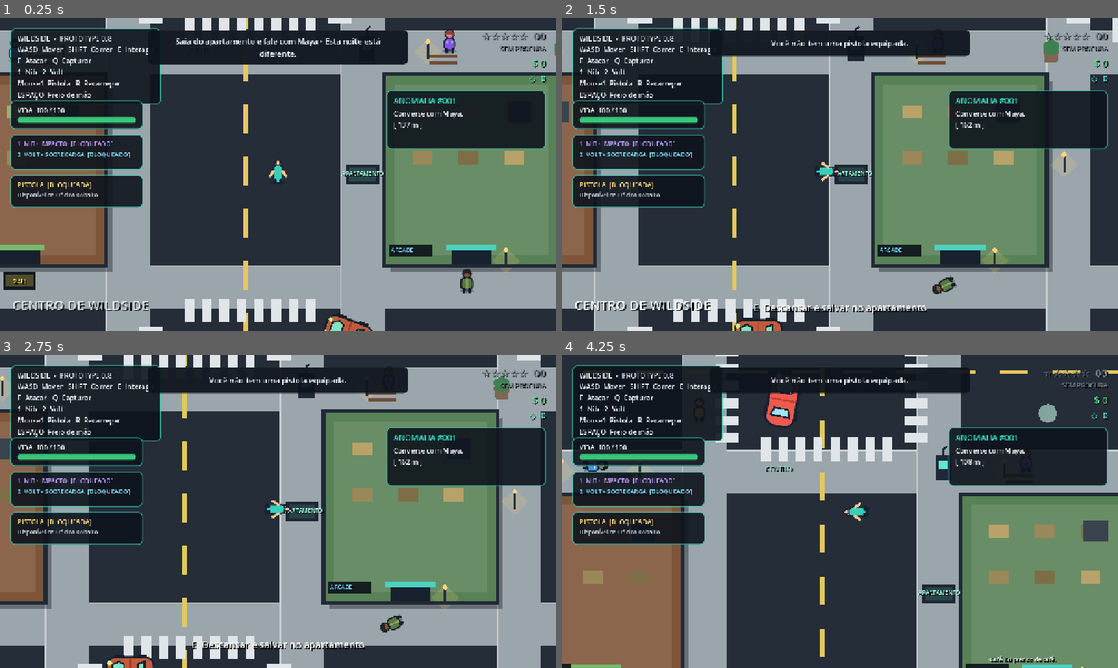
Above: before the commit, frames 1-4 (two rows, left to right).
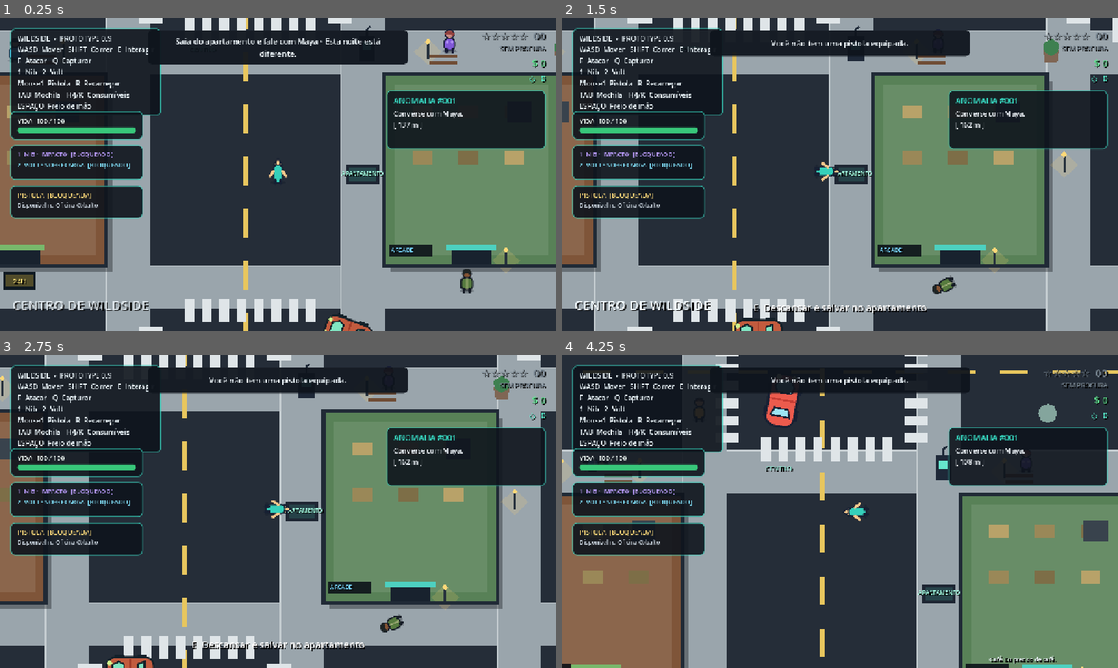
Above: after the commit, the same moments.

Repository: MiguelAlmeidaJ/Wildside
Game: Godot game, scene res://main.tscn
Two runs of this game, one before a commit and one after it. Both use one fixed random seed, a clock stepped at 60 frames per second and the inputs below.
Inputs (mouse positions are in pixels of both pictures, inside the frame that each line leads up to):
- Up to frame 1 (0.25 s): no input
- Up to frame 2 (1.5 s): tap Enter at 0.5 s; move the mouse to (962, 158) at 0.52 s; hold D (move_right) 0.53-1.28 s; hold F (attack) 0.53-1.28 s; click (962, 158) at 0.67 s; move the mouse to (728, 190) at 1.27 s; hold Space (brake) from 1.28 s (still down); tap Q (capture) at 1.35 s; click (728, 190) at 1.42 s
- Up to frame 3 (2.75 s): move the mouse to (333, 442) at 2.02 s; release Space (brake) at 2.03 s; hold D (move_right) from 2.03 s (still down); hold E (interact) from 2.03 s (still down); click (333, 442) at 2.17 s
- Up to frame 4 (4.25 s): move the mouse to (812, 574) at 2.77 s; release D (move_right) at 2.78 s; release E (interact) at 2.78 s; hold W (move_up) 2.78-3.53 s; tap J (item_energy) at 2.85 s; click (812, 574) at 2.92 s; move the mouse to (1006, 558) at 3.52 s; hold A (move_left) from 3.53 s (still down); hold H (item_medkit) from 3.53 s (still down); click (1006, 558) at 3.67 s

The runs differ from the first frame. In frame 1, 5.1% of the frame differs, in the area x 1-29%, y 5-65%; in frame 2, 5.1%; in frame 3, 5.1%; in frame 4, 5.2%.
Error before the commit: Invalid assignment of property or key 'text' with value of type 'String' on a base object of type 'null instance'. (res://scripts/ui/hud.gd:175)

Commit message:
Add inventory Mercado 24H and side-job panels

Diff:
--- a/scenes/ui/hud.tscn
+++ b/scenes/ui/hud.tscn
@@ -57,19 +57,19 @@
 offset_left = 24.0
 offset_top = 24.0
 offset_right = 329.0
-offset_bottom = 178.0
+offset_bottom = 202.0
 theme_override_styles/panel = SubResource("StyleBox_info")
 
 [node name="Label" type="Label" parent="Instructions"]
 theme_override_colors/font_color = Color(0.92, 0.96, 0.98, 1)
 theme_override_font_sizes/font_size = 16
-text = "WILDSIDE  •  PROTOTYPE 0.8\nWASD  Mover   SHIFT  Correr   E  Interagir\nF  Atacar   Q  Capturar\n1  Nib   2  Volt\nMouse1  Pistola   R  Recarregar\nESPAÇO  Freio de mão"
+text = "WILDSIDE  •  PROTOTYPE 0.9\nWASD  Mover   SHIFT  Correr   E  Interagir\nF  Atacar   Q  Capturar\n1  Nib   2  Volt\nMouse1  Pistola   R  Recarregar\nTAB  Mochila   H/J/K  Consumíveis\nESPAÇO  Freio de mão"
 
 [node name="HealthPanel" type="PanelContainer" parent="."]
 offset_left = 24.0
-offset_top = 190.0
+offset_top = 214.0
 offset_right = 329.0
-offset_bottom = 256.0
+offset_bottom = 280.0
 theme_override_styles/panel = SubResource("StyleBox_info")
 
 [node name="HealthContent" type="VBoxContainer" parent="HealthPanel"]
@@ -91,9 +91,9 @@
 
 [node name="WildAbilitiesPanel" type="PanelContainer" parent="."]
 offset_left = 24.0
-offset_top = 268.0
+offset_top = 292.0
 offset_right = 329.0
-offset_bottom = 349.0
+offset_bottom = 373.0
 theme_override_styles/panel = SubResource("StyleBox_info")
 
 [node name="WildContent" type="VBoxContainer" parent="WildAbilitiesPanel"]
@@ -113,9 +113,9 @@
 
 [node name="WeaponPanel" type="PanelContainer" parent="."]
 offset_left = 24.0
-offset_top = 361.0
+offset_top = 385.0
 offset_right = 329.0
-offset_bottom = 437.0
+offset_bottom = 461.0
 theme_override_styles/panel = SubResource("StyleBox_info")
 
 [node name="WeaponContent" type="VBoxContainer" parent="WeaponPanel"]
@@ -132,6 +132,93 @@
 theme_override_colors/font_color = Color(0.78, 0.82, 0.86, 1)
 theme_override_font_sizes/font_size = 13
 text = "Disponível na Oficina Cobalto"
+
+[node name="InventoryPanel" type="PanelContainer" parent="."]
+unique_name_in_owner = true
+visible = false
+offset_left = 348.0
+offset_top = 118.0
+offset_right = 676.0
+offset_bottom = 270.0
+theme_override_styles/panel = SubResource("StyleBox_info")
+
+[node name="InventoryContent" type="VBoxContainer" parent="InventoryPanel"]
+theme_override_constants/separation = 7
+
+[node name="InventoryTitle" type="Label" parent="InventoryPanel/InventoryContent"]
+theme_override_colors/font_color = Color(0.42, 0.92, 0.82, 1)
+theme_override_font_sizes/font_size = 18
+text = "MOCHILA"
+
+[node name="MedkitLabel" type="Label" parent="InventoryPanel/InventoryContent"]
+unique_name_in_owner = true
+theme_override_font_sizes/font_size = 15
+text = "H  KIT MÉDICO  x0  •  +55 HP"
+
+[node name="SnackLabel" type="Label" parent="InventoryPanel/InventoryContent"]
+unique_name_in_owner = true
+theme_override_font_sizes/font_size = 15
+text = "K  LANCHE  x0  •  +20 HP"
+
+[node name="EnergyLabel" type="Label" parent="InventoryPanel/InventoryContent"]
+unique_name_in_owner = true
+theme_override_font_sizes/font_size = 15
+text = "J  ENERGÉTICO  x0  •  10s velocidade"
+
+[node name="InventoryHint" type="Label" parent="InventoryPanel/InventoryContent"]
+theme_override_colors/font_color = Color(0.7, 0.76, 0.8, 1)
+theme_override_font_sizes/font_size = 12
+text = "TAB fecha a mochila"
+
+[node name="StorePanel" type="PanelContainer" parent="."]
+unique_name_in_owner = true
+visible = false
+anchors_preset = 8
+anchor_left = 0.5
+anchor_top = 0.5
+anchor_right = 0.5
+anchor_bottom = 0.5
+offset_left = -230.0
+offset_top = -170.0
+offset_right = 230.0
+offset_bottom = 150.0
+grow_horizontal = 2
+grow_vertical = 2
+theme_override_styles/panel = SubResource("StyleBox_info")
+
+[node name="StoreContent" type="VBoxContainer" parent="StorePanel"]
+theme_override_constants/separation = 12
+
+[node name="StoreTitle" type="Label" parent="StorePanel/StoreContent"]
+unique_name_in_owner = true
+theme_override_colors/font_color = Color(1, 0.86, 0.38, 1)
+theme_override_font_sizes/font_size = 24
+text = "MERCADO 24H"
+horizontal_alignment = 1
+
+[node name="StoreSubtitle" type="Label" parent="StorePanel/StoreContent"]
+theme_override_colors/font_color = Color(0.72, 0.78, 0.82, 1)
+theme_override_font_sizes/font_size = 14
+text = "Escolha um item"
+horizontal_alignment = 1
+
+[node name="StoreItem1" type="Label" parent="StorePanel/StoreContent"]
+theme_override_font_sizes/font_size = 18
+text = "1   Lanche                 $15      +20 HP"
+
+[node name="StoreItem2" type="Label" parent="StorePanel/StoreContent"]
+theme_override_font_sizes/font_size = 18
+text = "2   Kit médico             $60      +55 HP"
+
+[node name="StoreItem3" type="Label" parent="StorePanel/StoreContent"]
+theme_override_font_sizes/font_size = 18
+text = "3   Energético             $35      velocidade 10s"
+
+[node name="StoreHint" type="Label" parent="StorePanel/StoreContent"]
+theme_override_colors/font_color = Color(0.48, 0.9, 0.82, 1)
+theme_override_font_sizes/font_size = 14
+text = "1 / 2 / 3 comprar    •    E ou Esc fechar"
+horizontal_alignment = 1
 
 [node name="ArrestPanel" type="PanelContainer" parent="."]
 unique_name_in_owner = true
@@ -314,6 +401,35 @@
 text = "Converse com Maya."
 autowrap_mode = 2
 
+[node name="SideJobPanel" type="PanelContainer" parent="."]
+unique_name_in_owner = true
+visible = false
+anchors_preset = 1
+anchor_left = 1.0
+anchor_right = 1.0
+offset_left = -390.0
+offset_top = 314.0
+offset_right = -24.0
+offset_bottom = 420.0
+grow_horizontal = 0
+theme_override_styles/panel = SubResource("StyleBox_info")
+
+[node name="SideJobContent" type="VBoxContainer" parent="SideJobPanel"]
+theme_override_constants/separation = 4
+
+[node name="SideJobTitle" type="Label" parent="SideJobPanel/SideJobContent"]
+unique_name_in_owner = true
+theme_override_colors/font_color = Color(1, 0.73, 0.33, 1)
+theme_override_font_sizes/font_size = 16
+text = "CORRIDA NOTURNA"
+
+[node name="SideJobDescription" type="Label" parent="SideJobPanel/SideJobContent"]
+unique_name_in_owner = true
+theme_override_colors/font_color = Color(0.92, 0.95, 0.98, 1)
+theme_override_font_sizes/font_size = 14
+text = "Retire a encomenda."
+autowrap_mode = 2
+
 [node name="DistrictLabel" type="Label" parent="."]
 unique_name_in_owner = true
 visible = false
